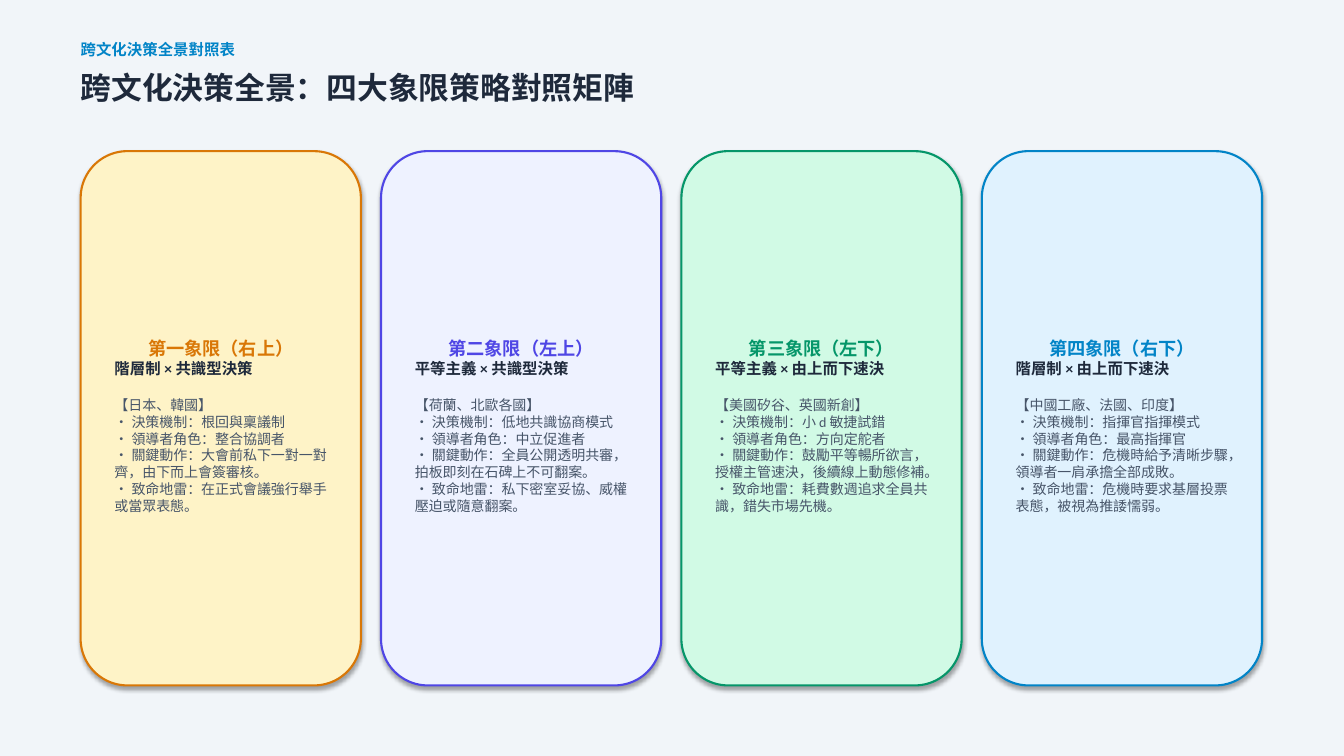
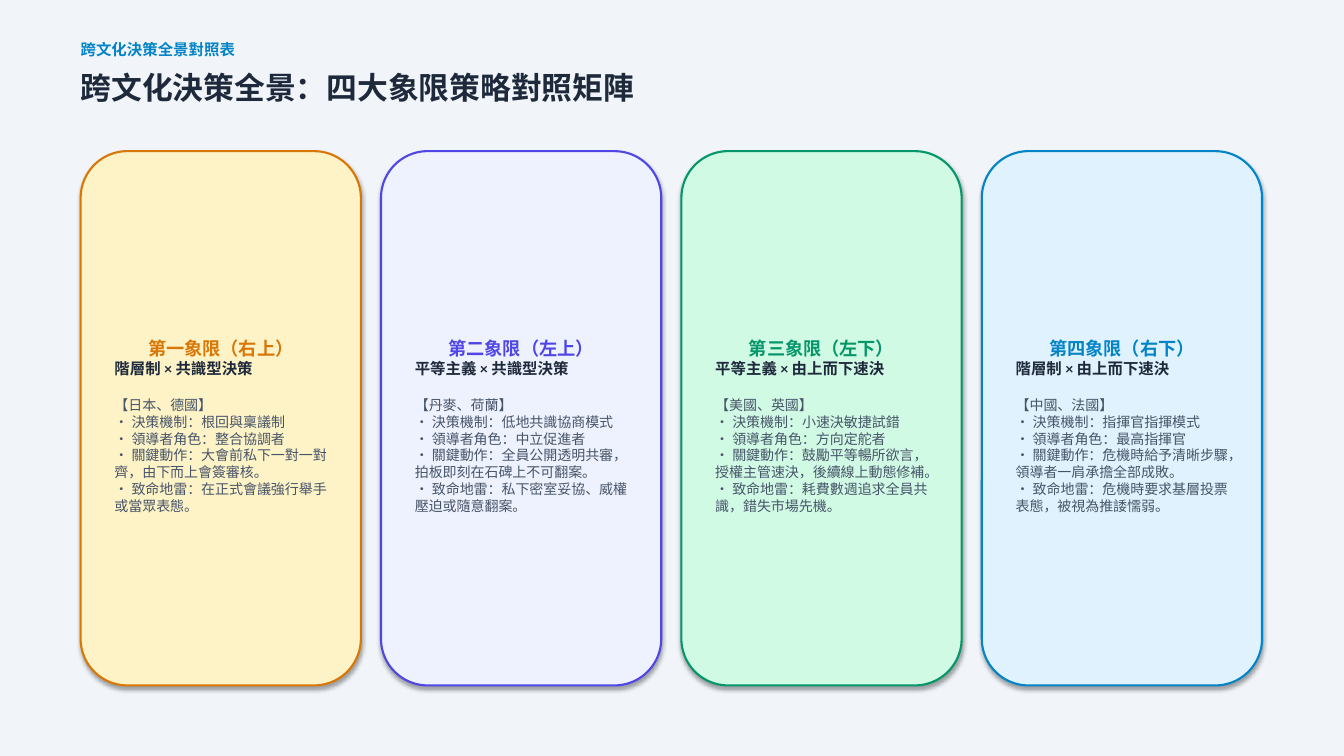
Before and after one commit to routerdd1818-tech/OB, a slide deck: slide 13 of 誰是文化王_備案簡報_Who_Is_Culture_King.pptx. Drawn at 1344x756 pixels with LibreOffice and Linux fonts; fonts in the diff are those of the drawing. Boxes give left, top, right and bottom in pixels: in the first picture for what was removed or moved away, otherwise in the second. Text is boxed around its words. In the diff, an @@ line names an element or a change of style, - is before the commit and + after.

```diff
--- a/誰是文化王_備案簡報_Who_Is_Culture_King.pptx
+++ b/誰是文化王_備案簡報_Who_Is_Culture_King.pptx
@@ text in rounded rectangle at (114, 398, 212, 411): text changed @@
-【日本、韓國】
+【日本、德國】
@@ text in rounded rectangle at (415, 398, 513, 411): text changed @@
-【荷蘭、北歐各國】
+【丹麥、荷蘭】
@@ text in rounded rectangle at (715, 398, 900, 428): text changed @@
-【美國矽谷、英國新創】
-• 決策機制：小 d 敏捷試錯
+【美國、英國】
+• 決策機制：小速決敏捷試錯
@@ text in rounded rectangle at (1016, 398, 1114, 411): text changed @@
-【中國工廠、法國、印度】
+【中國、法國】
```
Also in this commit, not shown: 5 other slides changed, 5 other files.
